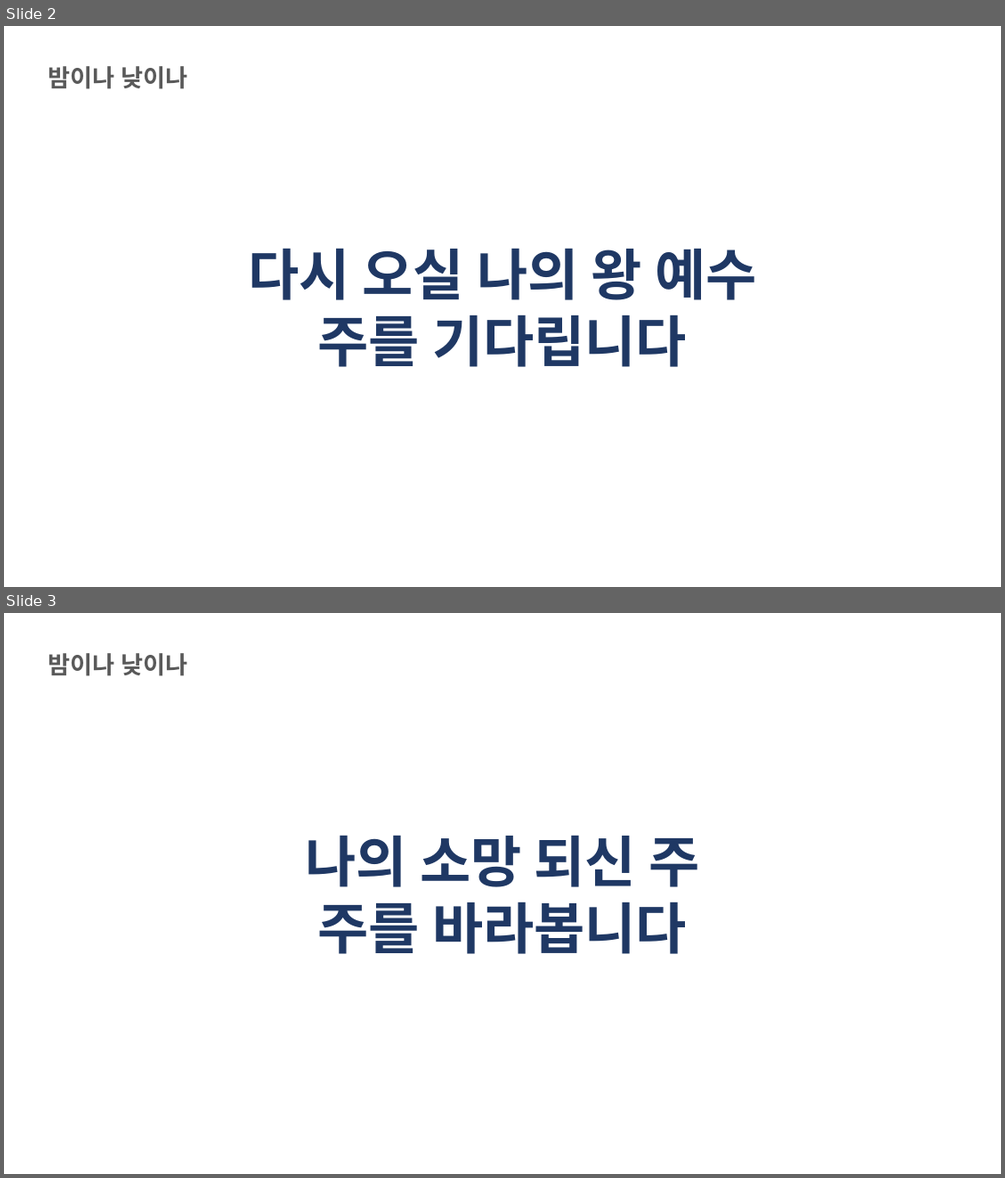
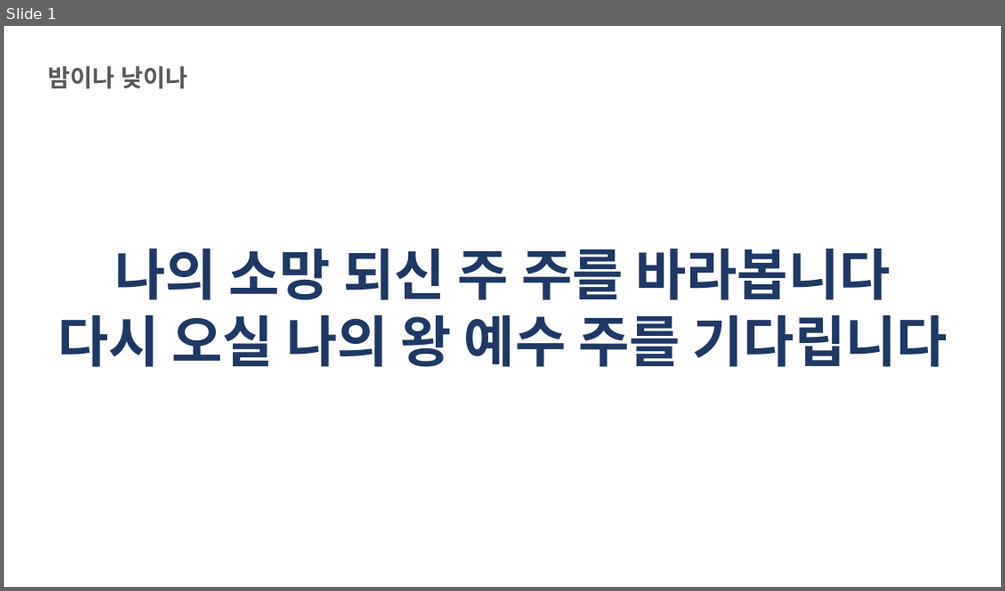
Before and after one commit to chanbinna/pptGeneratorWebsite, a slide deck: uploads/generated_presentation.pptx. Shown one above the other, each under a label of ours: slides 2 and 3 before the commit, slide 1 after it. The pictures are 1005x1178 and 1005x591 pixels, drawn with LibreOffice and Linux fonts; fonts in the diff are those of the drawing; background and template pictures are left out. Boxes give left, top, right and bottom in pixels: in the first picture for what was removed or moved away, otherwise in the second. Text is boxed around its words. In the diff, an @@ line names an element or a change of style, - is before the commit and + after.

```diff
--- a/uploads/generated_presentation.pptx
+++ b/uploads/generated_presentation.pptx
@@ slide 3 removed at [4, 613, 1001, 1174], background picture (left out) @@
@@ text removed at [48, 653, 187, 676] @@
-밤이나 낮이나
@@ text removed at [306, 835, 699, 954] @@
-나의 소망 되신 주
-주를 바라봅니다
@@ what was slide 2 is now slide 1 @@
@@ slide 1 changed as well @@
@@ text at [57, 248, 947, 367]: text changed @@
-다시 오실 나의 왕 예수
-주를 기다립니다
+나의 소망 되신 주 주를 바라봅니다
+다시 오실 나의 왕 예수 주를 기다립니다
```
Also in this commit, not shown: 5 other slides changed, 2 other slides removed, 2 other files.
